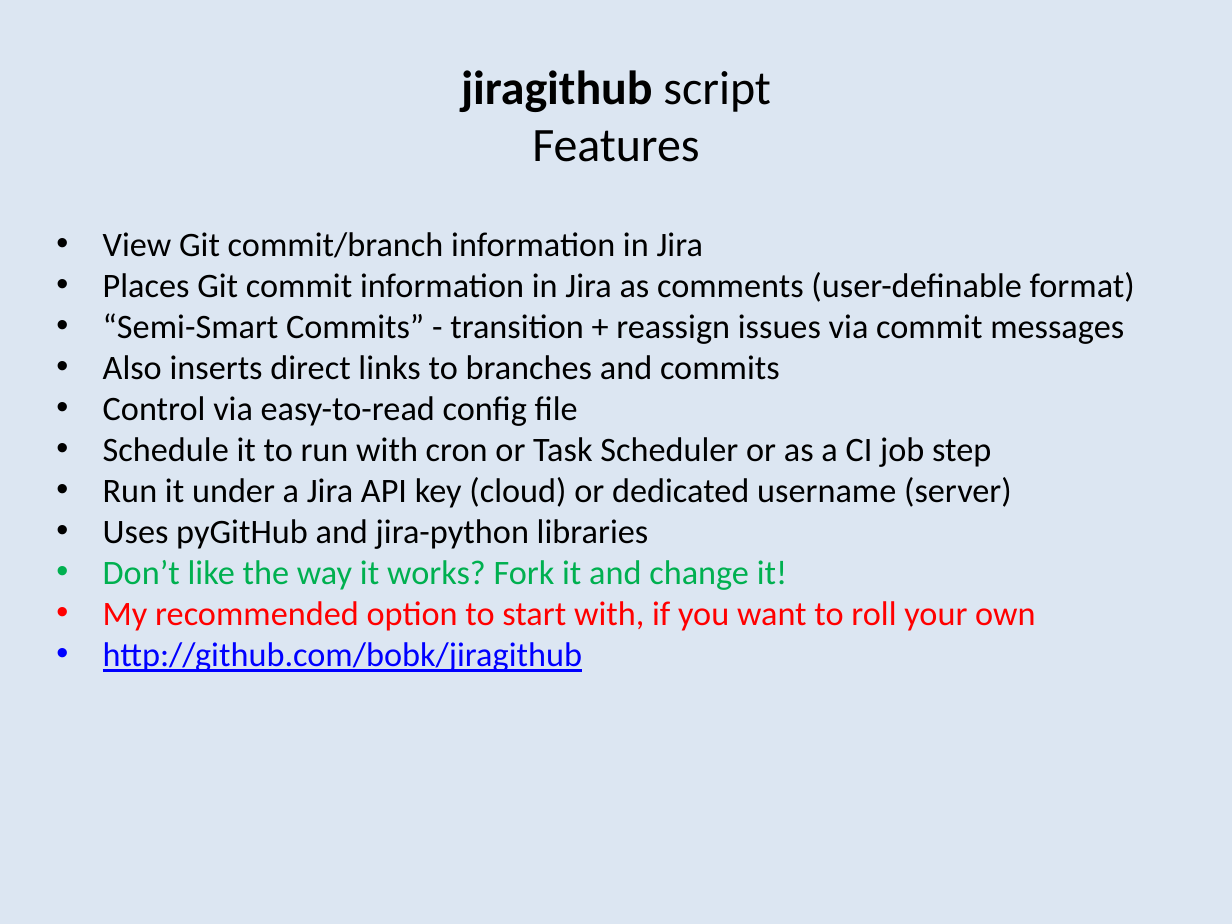
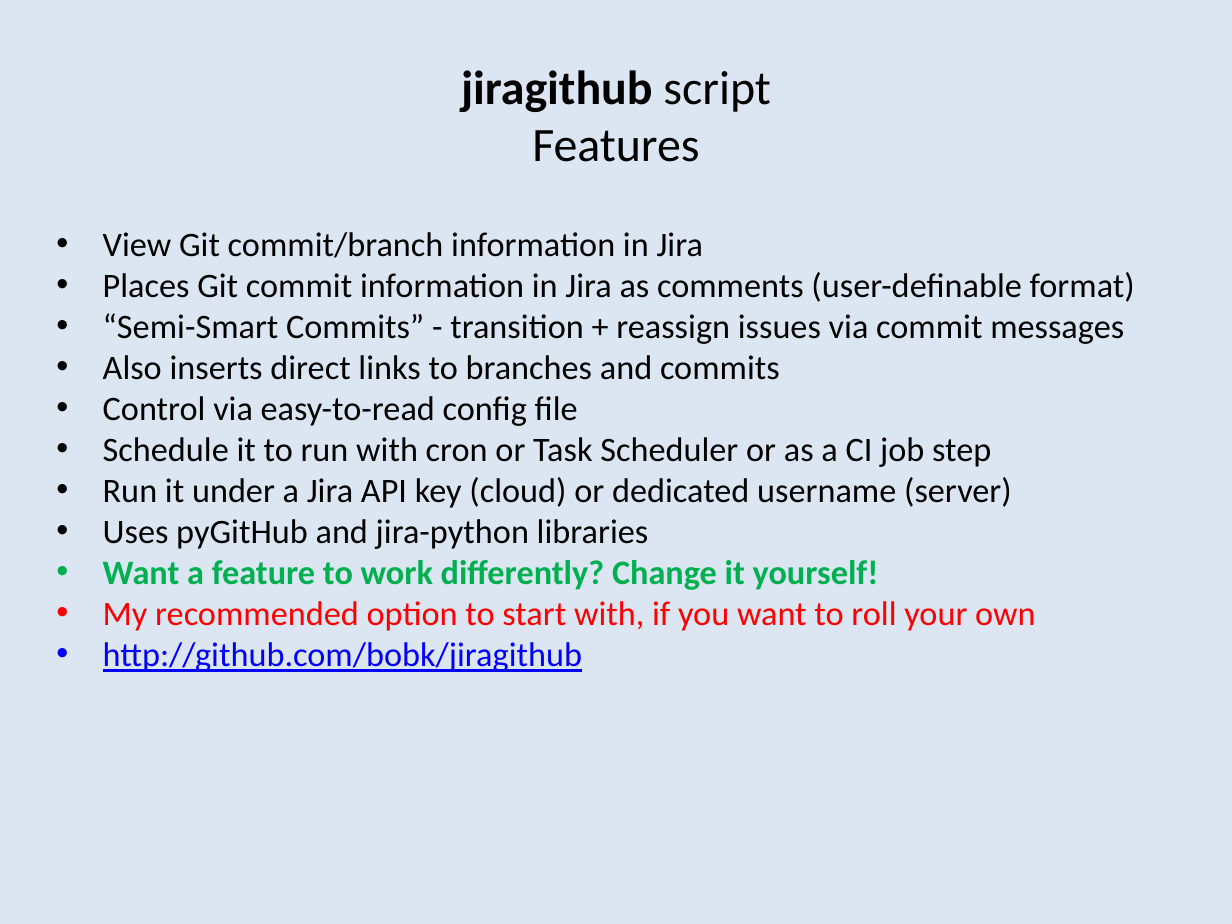
Before and after one commit to bobk/jirapresentations, a slide deck: slide 9 of Git Integration Options for Jira.pptx. Drawn at 1232x924 pixels with LibreOffice and Linux fonts; fonts in the diff are those of the drawing. Boxes give left, top, right and bottom in pixels: in the first picture for what was removed or moved away, otherwise in the second. Text is boxed around its words. In the diff, an @@ line names an element or a change of style, - is before the commit and + after.

Commit message:
JIRAGITHUB-6 more updates for new jiragithub code

```diff
--- a/Git Integration Options for Jira.pptx
+++ b/Git Integration Options for Jira.pptx
@@ text at (103,560,879,590): text changed; bold on @@
-• Don’t like the way it works? Fork it and change it!
+• Want a feature to work differently? Change it yourself!
```
Also in this commit, not shown: 2 other slides changed.
